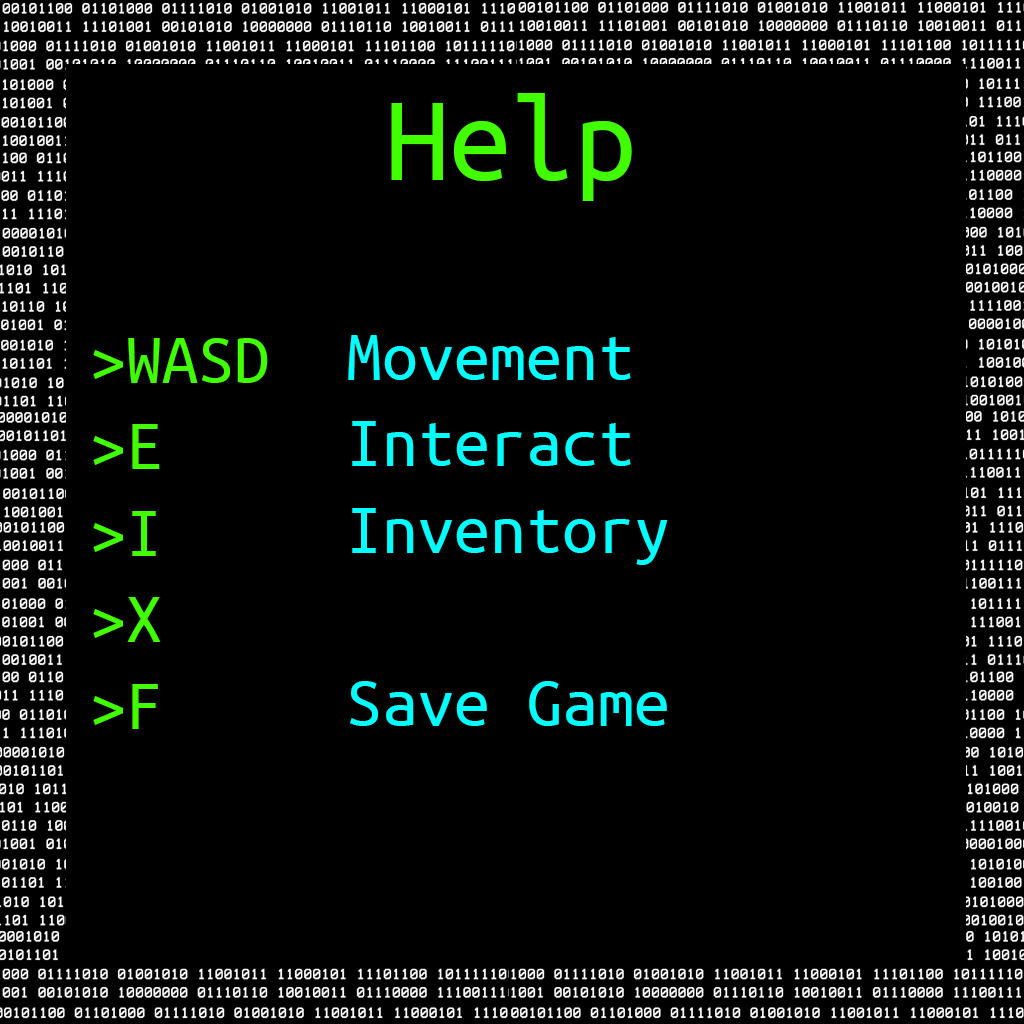
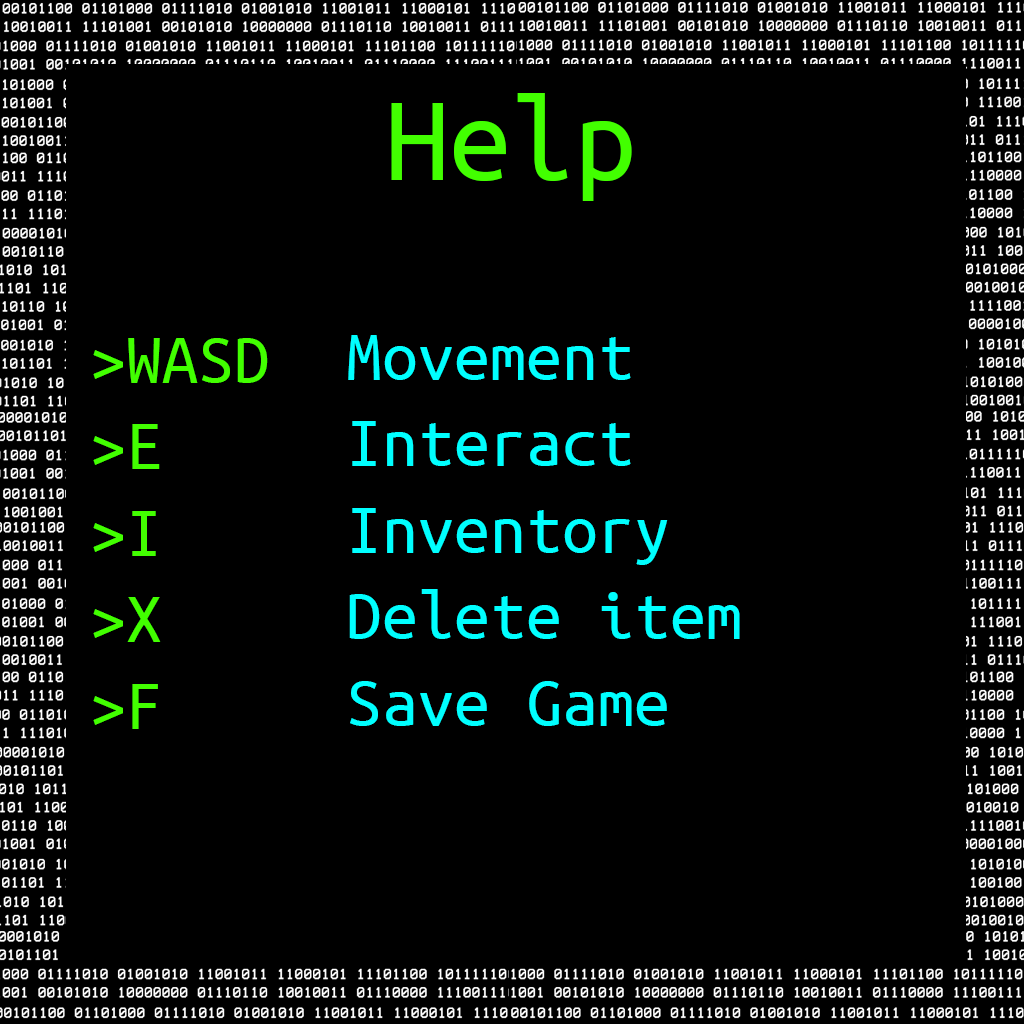
Before/after of a (1024, 1024) layered artwork. What changed in the layer stack:
renamed "Movement Interact Inventory Save Game" to "Movement Interact Inventory Delete item Save Game", painted on it over [349,589,740,639]
